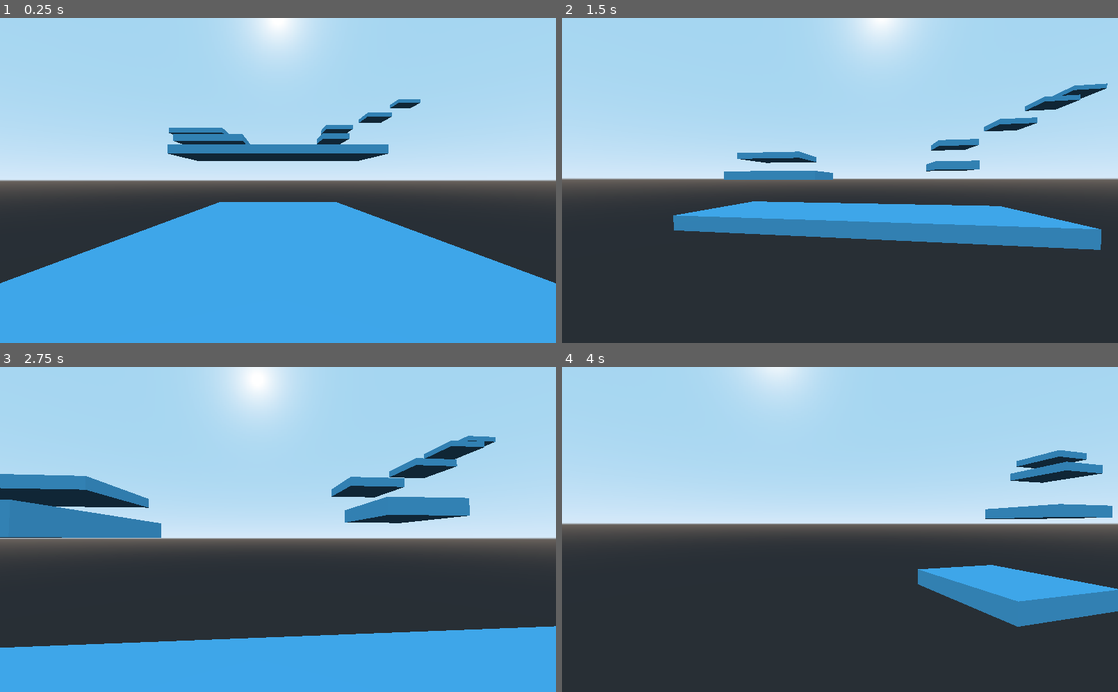
Above: before the commit, frames 1-4 (two rows, left to right).
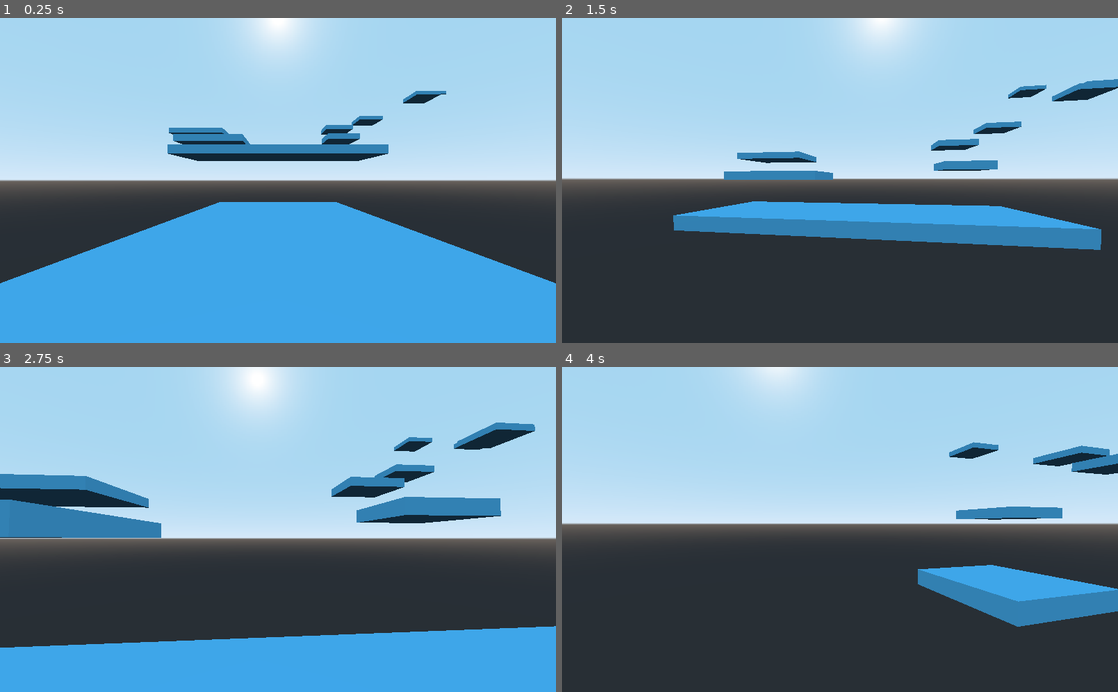
Above: after the commit, the same moments.

Repository: RetroRabiul/3dPlatform
Game: Godot game, scene res://scenes/world.tscn
Same seed, same stepped clock (60 frames per second), same inputs: the game is played once before the commit and once after it.
Inputs (mouse positions are in pixels of both pictures, inside the frame that each line leads up to):
- Up to frame 1 (0.25 s): no input
- Up to frame 2 (1.5 s): tap Enter at 0.5 s; move the mouse to (867, 180) at 0.52 s; hold W (forward) from 0.53 s (still down); tap Space (jump) at 0.77 s; move the mouse to (812, 180) at 1.27 s
- Up to frame 3 (2.75 s): keep holding W (forward); tap Space (jump) at 1.52 s; move the mouse to (289, 523) at 2.02 s
- Up to frame 4 (4 s): keep holding W (forward); move the mouse to (834, 536) at 2.77 s; tap Space (jump) at 3.02, 3.77 s; move the mouse to (878, 532) at 3.52 s

The runs differ from the first frame. In frame 1, 0.5% of the frame differs, in the area x 57-81%, y 22-39%; in frame 2, 1.1%; in frame 3, 2.2%, in the area x 62-97%, y 17-49%; in frame 4, 2.1%.

Commit message:
platssss

Diff:
--- a/scenes/world.tscn
+++ b/scenes/world.tscn
@@ -32,7 +32,7 @@
 shape = SubResource( 2 )
 
 [node name="Platform2" type="MeshInstance" parent="."]
-transform = Transform( 3.37213, 0, 0, 0, 0.700287, 0, 0, 0, 4.35167, 14.6569, 14.795, -49.9561 )
+transform = Transform( 4.02148, 0, 0, 0, 0.700287, 0, 0, 0, 4.35167, 16.7014, 14.795, -49.9561 )
 mesh = SubResource( 1 )
 
 [node name="StaticBody" type="StaticBody" parent="Platform2"]
@@ -68,7 +68,7 @@
 shape = SubResource( 2 )
 
 [node name="Platform6" type="MeshInstance" parent="."]
-transform = Transform( 4.38211, 0, 0, 0, 0.700287, 0, 0, 0, 4.67093, 37.0646, 27.5277, -76.2936 )
+transform = Transform( 4.38211, 0, 0, 0, 0.700287, 0, 0, 0, 4.67093, 35.5685, 27.5277, -80.3729 )
 mesh = SubResource( 1 )
 
 [node name="StaticBody" type="StaticBody" parent="Platform6"]
@@ -77,7 +77,7 @@
 shape = SubResource( 2 )
 
 [node name="Platform7" type="MeshInstance" parent="."]
-transform = Transform( 4.38211, 0, 0, 0, 0.700287, 0, 0, 0, 4.67093, 52.6619, 35.4179, -84.9492 )
+transform = Transform( 4.38211, 0, 0, 0, 0.700287, 0, 0, 0, 4.67093, 54.6663, 35.4179, -76.0671 )
 mesh = SubResource( 1 )
 
 [node name="StaticBody" type="StaticBody" parent="Platform7"]
@@ -86,7 +86,7 @@
 shape = SubResource( 2 )
 
 [node name="Platform8" type="MeshInstance" parent="."]
-transform = Transform( 4.38211, 0, 0, 0, 0.700287, 0, 0, 0, 4.67093, 66.6513, 41.375, -94.5645 )
+transform = Transform( 4.38211, 0, 0, 0, 0.700287, 0, 0, 0, 4.67093, 67.7966, 41.375, -91.3794 )
 mesh = SubResource( 1 )
 
 [node name="StaticBody" type="StaticBody" parent="Platform8"]
@@ -94,5 +94,14 @@
 [node name="CollisionShape" type="CollisionShape" parent="Platform8/StaticBody"]
 shape = SubResource( 2 )
 
+[node name="Platform9" type="MeshInstance" parent="."]
+transform = Transform( 4.38211, 0, 0, 0, 0.700287, 0, 0, 0, 4.67093, 59.8892, 47.8004, -110.603 )
+mesh = SubResource( 1 )
+
+[node name="StaticBody" type="StaticBody" parent="Platform9"]
+
+[node name="CollisionShape" type="CollisionShape" parent="Platform9/StaticBody"]
+shape = SubResource( 2 )
+
 [node name="Player" parent="." instance=ExtResource( 1 )]
 transform = Transform( 1, 0, 0, 0, 1, 0, 0, 0, 1, 0, 2.82214, 13.1166 )
